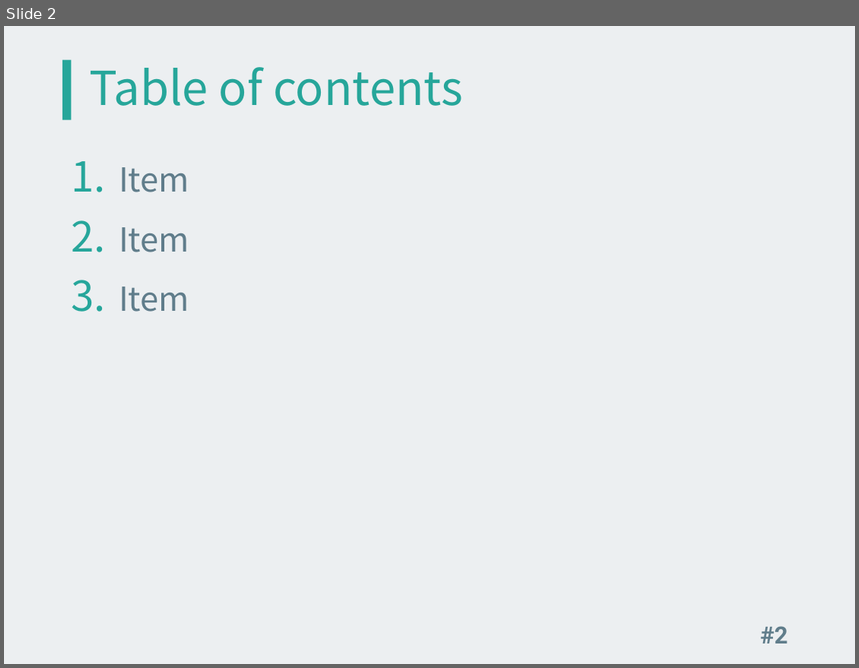
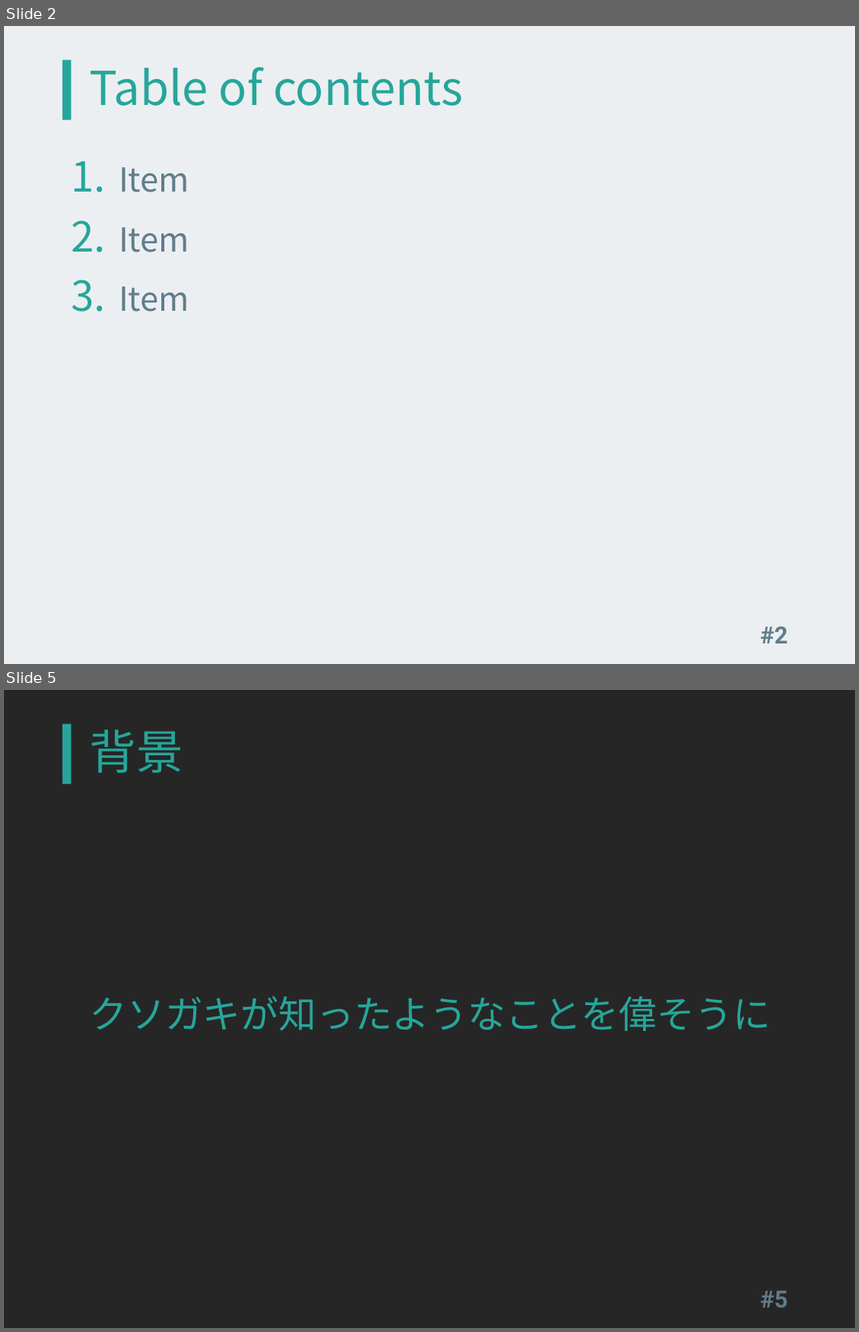
Before and after one commit to kinc-shinshu/smat-presentation, a slide deck: slide.pptx. Shown one above the other, each under a label of ours: slide 2 before the commit, slides 2 and 5 after it; the slides between them are not shown. The pictures are 859x668 and 859x1332 pixels, drawn with LibreOffice and Linux fonts; fonts in the diff are those of the drawing. Boxes give left, top, right and bottom in pixels: in the first picture for what was removed or moved away, otherwise in the second. Text is boxed around its words. In the diff, an @@ line names an element or a change of style, - is before the commit and + after.

```diff
--- a/slide.pptx
+++ b/slide.pptx
@@ slide 5 added at <box>4,690,855,1328</box>, background #262626; not listed: 1 template element that a slide beside it also shows @@
@@ title added at <box>90,730,183,773</box>, 39.6 pt, text #26A69A @@
+背景
@@ text added at <box>90,996,771,1031</box>, 32 pt, text #26A69A @@
+クソガキが知ったようなことを偉そうに
@@ page number added at <box>760,1291,788,1308</box>, 20 pt, text #607D8B, bold @@
+#5
```
Also in this commit, not shown: 10 other slides added, 2 slides removed.
